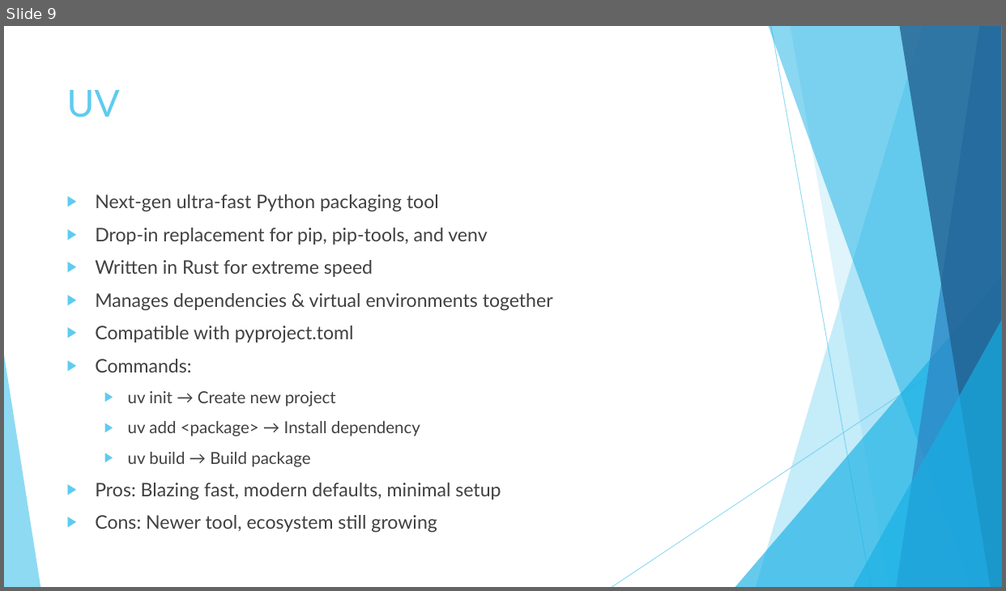
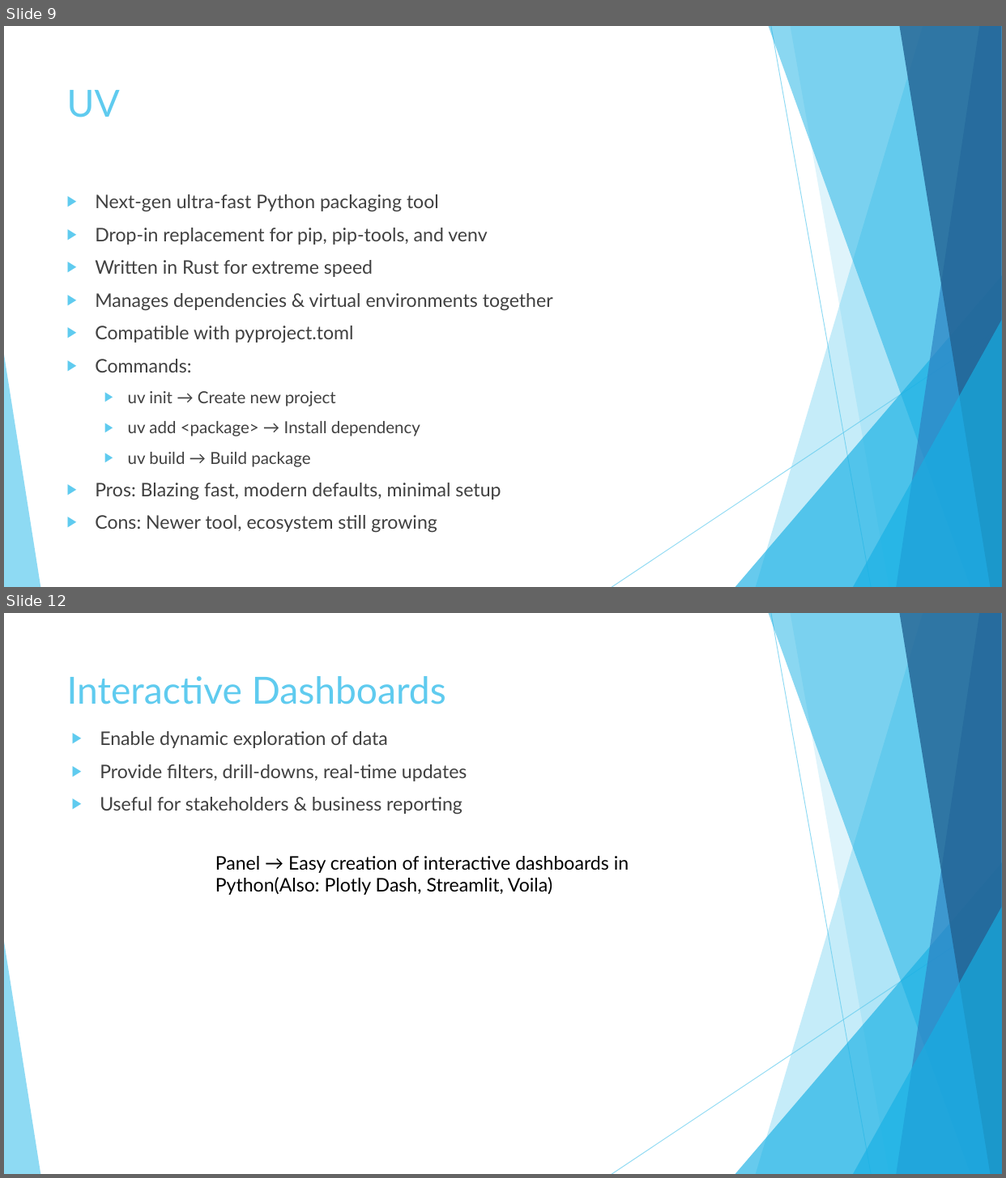
Before and after one commit to mindful-ai/ai-bootcamp-12082025, a slide deck: sapient-ds-master.pptx. Shown one above the other, each under a label of ours: slide 9 before the commit, slides 9 and 12 after it; the slides between them are not shown. The pictures are 1006x591 and 1006x1178 pixels, drawn with LibreOffice and Linux fonts; fonts in the diff are those of the drawing. Boxes give left, top, right and bottom in pixels: in the first picture for what was removed or moved away, otherwise in the second. Text is boxed around its words. In the diff, an @@ line names an element or a change of style, - is before the commit and + after.

```diff
--- a/sapient-ds-master.pptx
+++ b/sapient-ds-master.pptx
@@ slide 12 added at [4, 613, 1002, 1174], background #FFFFFF; not listed: 10 template elements that a slide beside it also shows @@
@@ title added at [67, 676, 446, 705], 36 pt, text #5FCBEF @@
+Interactive Dashboards
@@ text added at [100, 731, 467, 814], 18 pt, text #404040 @@
+▶ Enable dynamic exploration of data
+▶ Provide filters, drill-downs, real-time updates
+▶ Useful for stakeholders & business reporting
@@ text added at [215, 856, 629, 895], 18 pt, text #000000 @@
+Panel → Easy creation of interactive dashboards in Python(Also: Plotly Dash, Streamlit, Voila)
```
Also in this commit, not shown: 3 other slides added, 5 other files.
